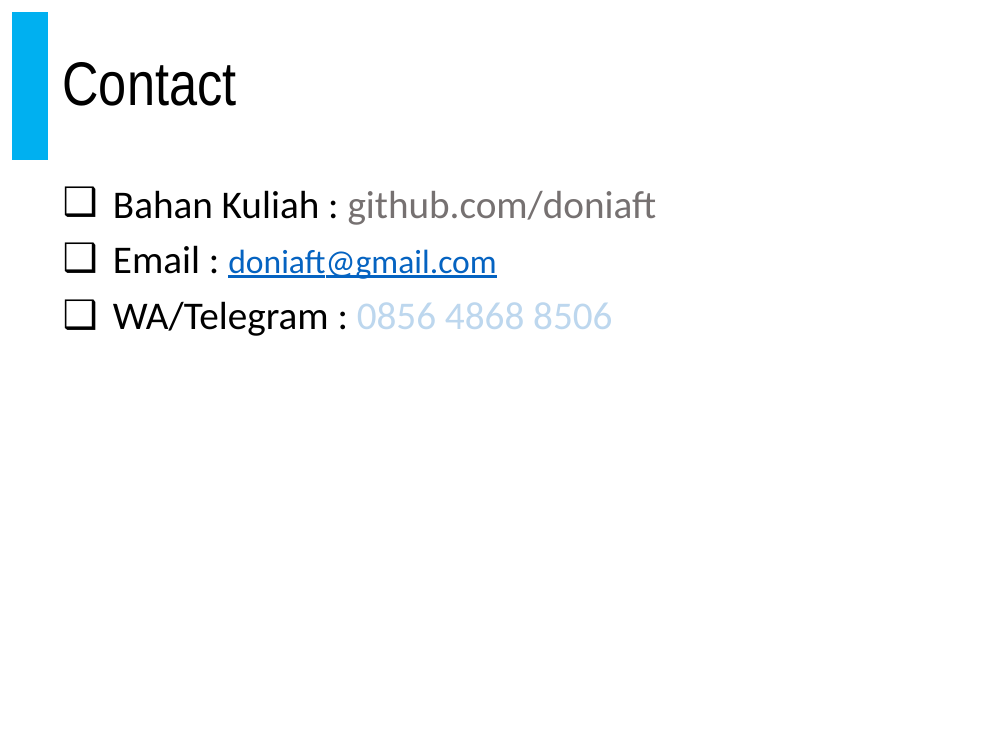
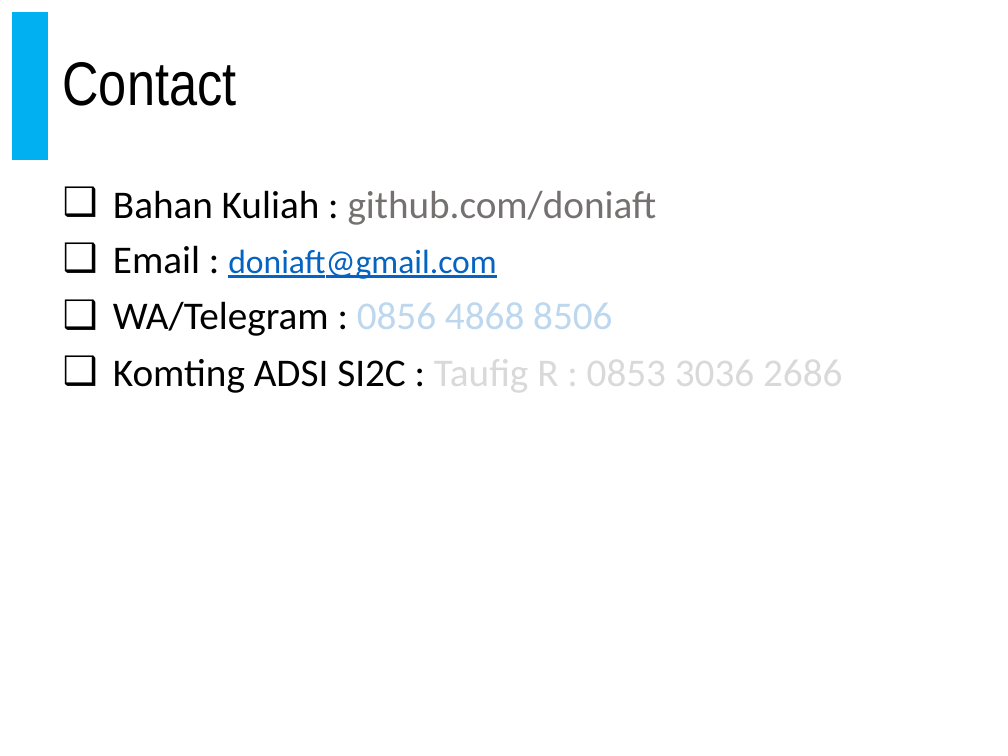
Before and after one commit to doniaft/Analisa-Desain-Sistem-Informasi, a slide deck: slide 36 of 1. Bahan Ajar/01. ADSI - Pendahuluan.pptx (slide 51 before the commit). Drawn at 1008x756 pixels with LibreOffice and Linux fonts; fonts in the diff are those of the drawing. Boxes give left, top, right and bottom in pixels: in the first picture for what was removed or moved away, otherwise in the second. Text is boxed around its words. In the diff, an @@ line names an element or a change of style, - is before the commit and + after.

```diff
--- a/1. Bahan Ajar/01. ADSI - Pendahuluan.pptx
+++ b/1. Bahan Ajar/01. ADSI - Pendahuluan.pptx
@@ text at (x1=113, y1=349, x2=842, y2=397): paragraph added @@
+❑ Komting ADSI SI2C : Taufig R : 0853 3036 2686
```
Also in this commit, not shown: 9 other slides changed, 1 slide added, 16 slides removed, 1 other file.
